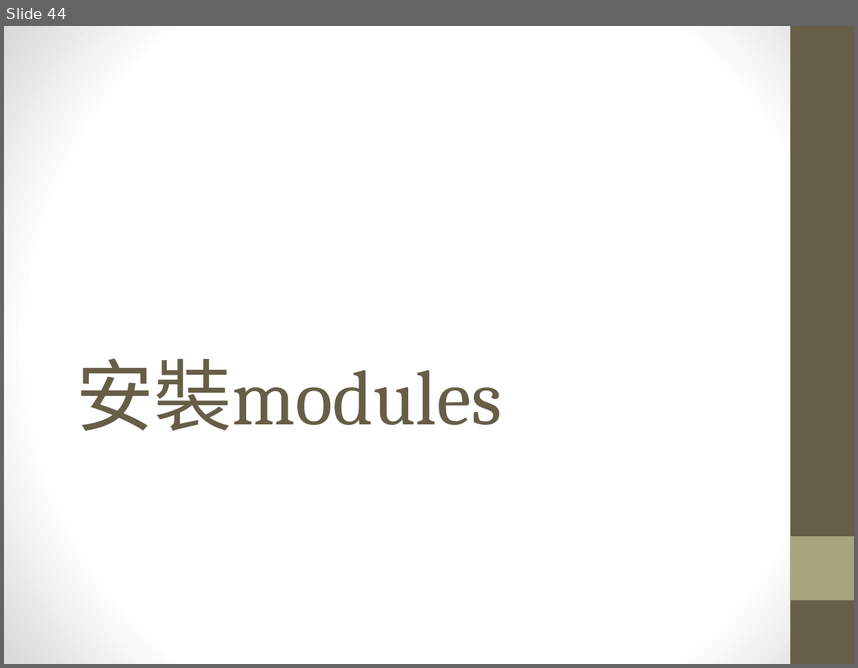
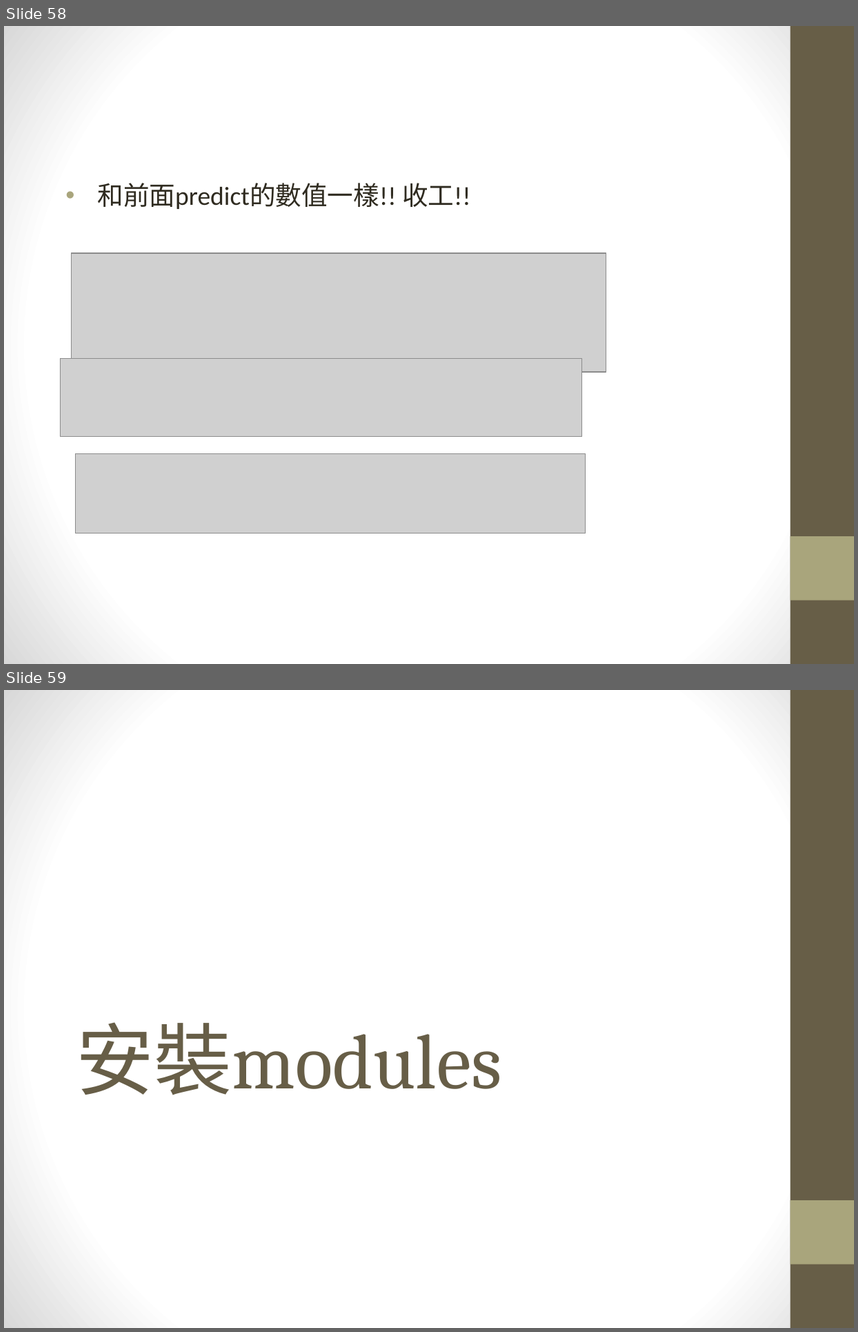
Before and after one commit to maloyang/KH20220820_Python_ML_DL, a slide deck: W05/W05_skl2web.pptx. Shown one above the other, each under a label of ours: slide 44 before the commit, slides 58 and 59 after it. The pictures are 858x668 and 858x1332 pixels, drawn with LibreOffice and Linux fonts; fonts in the diff are those of the drawing; grey boxes stand for pictures. Boxes give left, top, right and bottom in pixels: in the first picture for what was removed or moved away, otherwise in the second. Text is boxed around its words. In the diff, an @@ line names an element or a change of style, - is before the commit and + after.

```diff
--- a/W05/W05_skl2web.pptx
+++ b/W05/W05_skl2web.pptx
@@ slide 58 added at (4, 26, 854, 664), background gradient #FFFFFF to #D8D8D8; not listed: 2 template elements that a slide beside it also shows @@
@@ text added at (98, 183, 471, 209), 22 pt, text #2F2B20 @@
+• 和前面predict的數值一樣!! 收工!!
@@ picture added at (71, 253, 606, 372) @@
@@ picture added at (60, 359, 582, 437) @@
@@ picture added at (75, 454, 586, 534) @@
@@ what was slide 44 is now slide 59 @@
```
Also in this commit, not shown: 1 slide changed, 20 other slides added, 12 other files.
